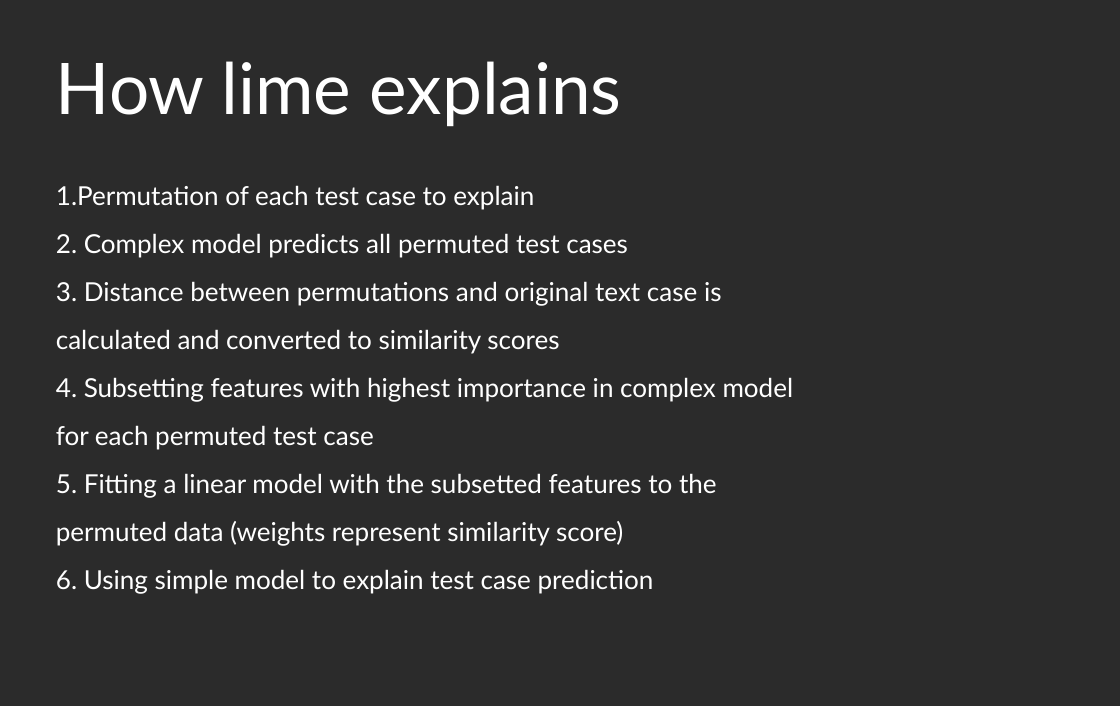
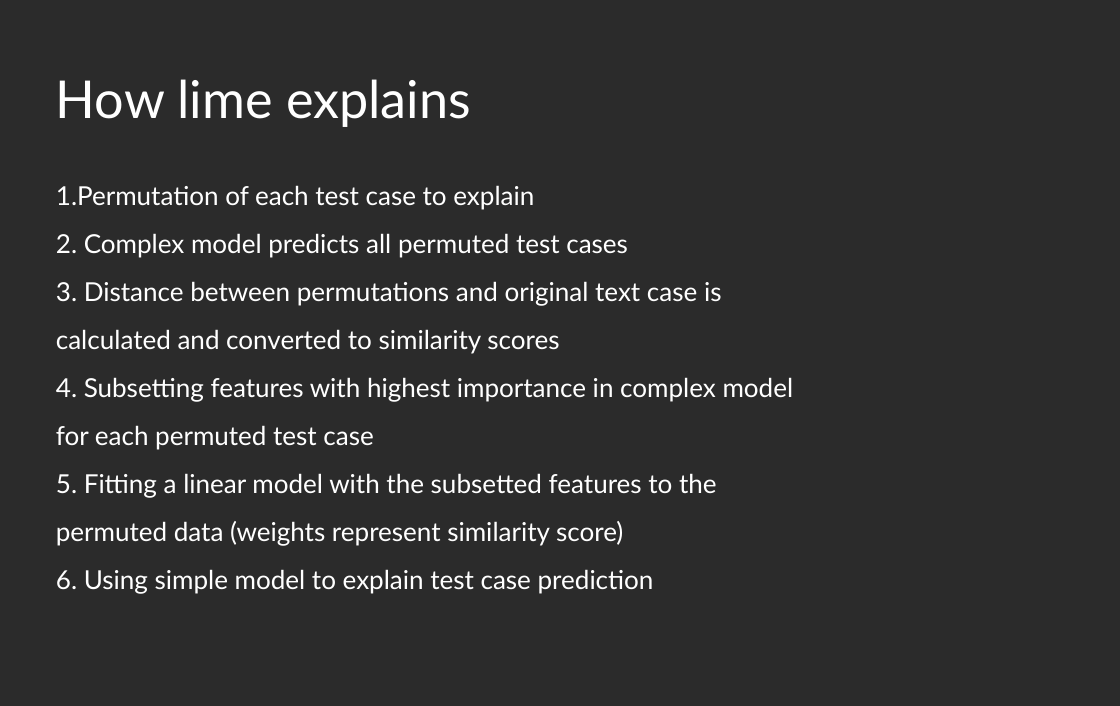
Before and after one commit to mattdube/stl-rug_lime, a slide deck: slide 9 of Slides/stl-rug_lime_01092019.odp (slide 10 before the commit). Drawn at 1120x706 pixels with LibreOffice and Linux fonts; fonts in the diff are those of the drawing; background and template pictures are left out; a plain dark background stands for a picture behind light text. Boxes give left, top, right and bottom in pixels: in the first picture for what was removed or moved away, otherwise in the second. Text is boxed around its words. In the diff, an @@ line names an element or a change of style, - is before the commit and + after.

```diff
--- a/Slides/stl-rug_lime_01092019.odp
+++ b/Slides/stl-rug_lime_01092019.odp
@@ title "How lime explains" at [56,79,471,127]: size 60 to 44 pt @@
```
Also in this commit, not shown: 11 other slides changed, 2 slides added, 2 slides removed.
